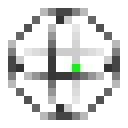
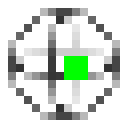
Two versions of the same layered image (128×128). Layer-by-layer changes:
painted on "x_gate.png" over [64, 56, 88, 80]
